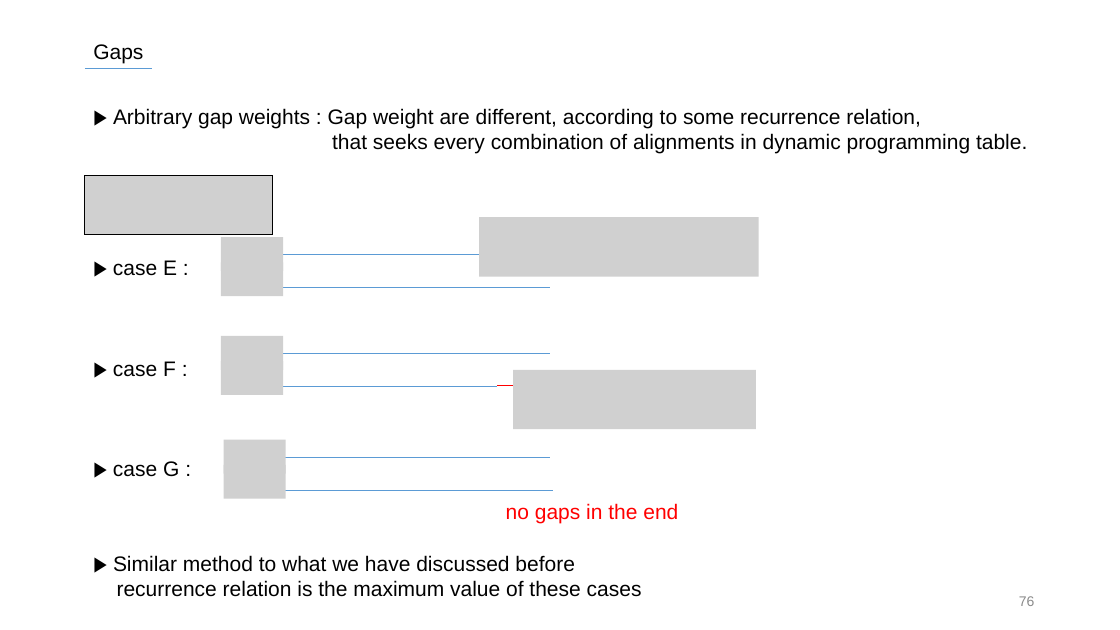
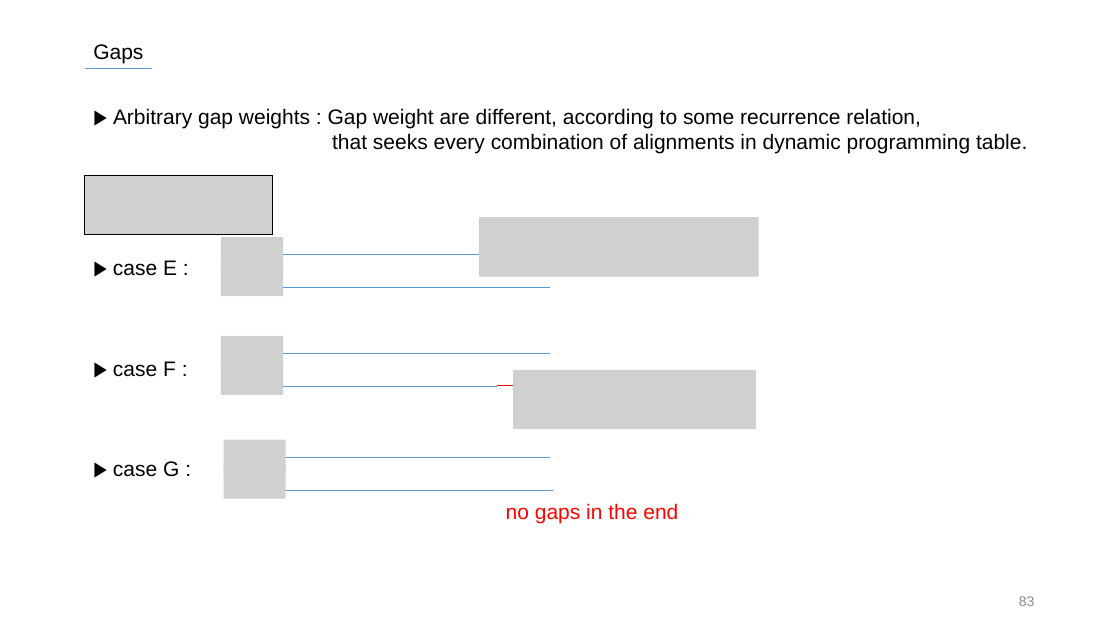
Before and after one commit to SiLviASizZ/HYU_2022, a slide deck: slide 83 of Intern/발표자료/0721/ASTS_0721.pptx (slide 76 before the commit). Drawn at 1120x630 pixels with LibreOffice and Linux fonts; fonts in the diff are those of the drawing; grey boxes stand for pictures. Boxes give left, top, right and bottom in pixels: in the first picture for what was removed or moved away, otherwise in the second. Text is boxed around its words. In the diff, an @@ line names an element or a change of style, - is before the commit and + after.

```diff
--- a/Intern/발표자료/0721/ASTS_0721.pptx
+++ b/Intern/발표자료/0721/ASTS_0721.pptx
@@ text removed at bbox=[113, 555, 642, 597] @@
-▶ Similar method to what we have discussed before
-recurrence relation is the maximum value of these cases
@@ page number at bbox=[1019, 596, 1035, 606]: text changed @@
-76
+83
```
Also in this commit, not shown: 33 other slides changed, 29 slides added.
